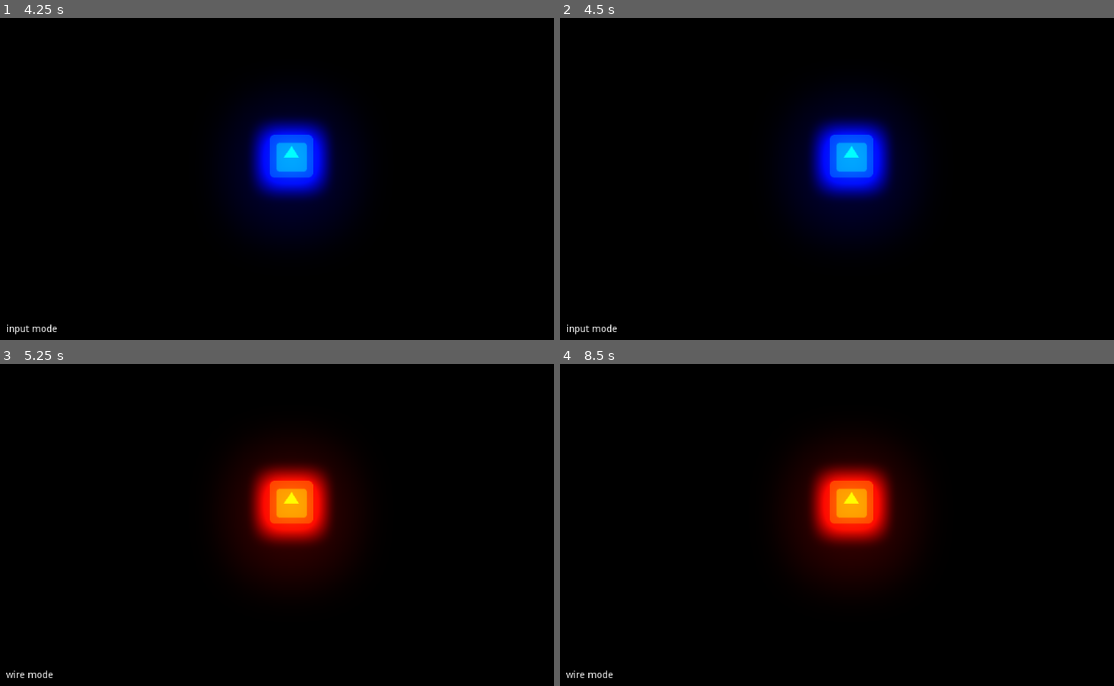
Above: before the commit, frames 1-4 (two rows, left to right).
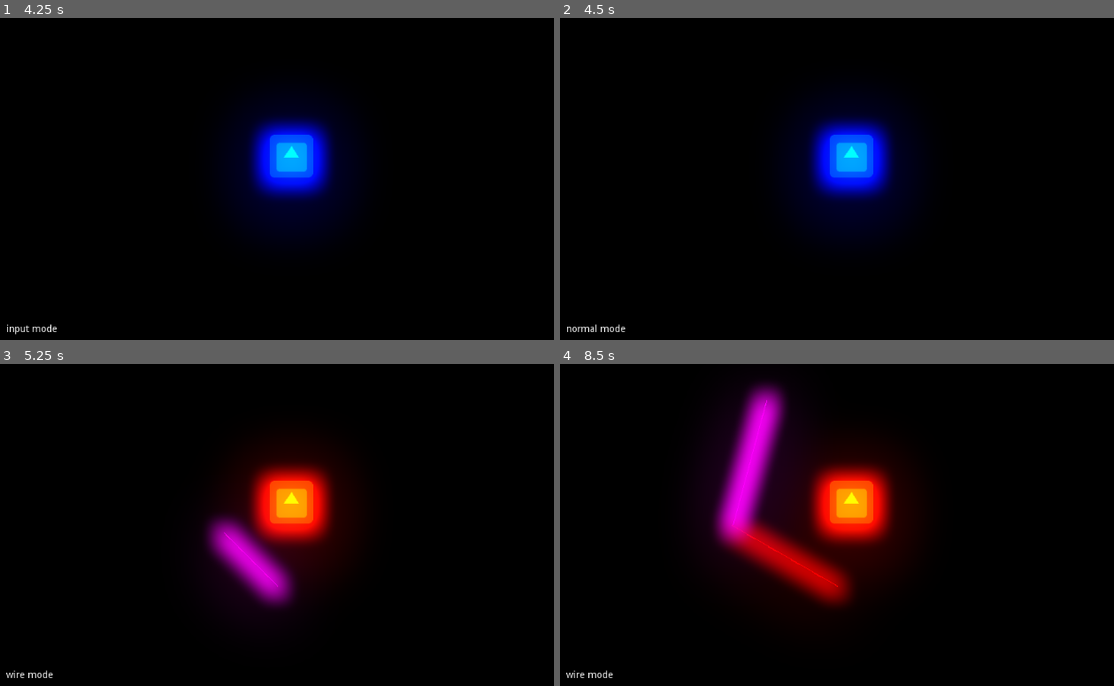
Above: after the commit, the same moments.

Repository: Aki78/GodotCPUDesign
Game: Godot game, scene res://Game.tscn
The game is run twice, just before and just after one commit, with the same random seed, the same clock (stepped at 60 frames per second) and the same inputs. The engine's default icon, where the game draws it, is replaced by a stand-in: a white triangle on a blue panel in a dark square.
Inputs (mouse positions are in pixels of both pictures, inside the frame that each line leads up to):
- Up to frame 1 (4.25 s): click (293, 156) at 0.5 s; click (293, 156) at 1.25 s; click (293, 156) at 2 s; tap Enter at 2.75 s; move the mouse to (470, 137) at 2.77 s; hold I (input) 2.78-3.5 s; click (470, 137) at 3.05 s; drag from (171, 179) to (277, 240) at 3.52 s
- Up to frame 2 (4.5 s): tap Space at 4.25 s; move the mouse to (942, 66) at 4.27 s; hold Right mouse button (new_wire) from 4.28 s (still down); click (942, 66) at 4.42 s
- Up to frame 3 (5.25 s): tap W (wire) at 4.55 s; release Right mouse button (new_wire) at 5 s; drag from (277, 586) to (99, 441) at 5.02 s
- Up to frame 4 (8.5 s): tap Enter at 5.75 s; move the mouse to (1086, 563) at 5.77 s; hold I (input) 5.78-6.5 s; click (1086, 563) at 6.05 s; tap Escape (escape) at 6.4 s; drag from (659, 441) to (853, 502) at 6.52 s; move the mouse to (909, 502) at 7.27 s; hold Right mouse button (new_wire) 7.28-8 s; click (909, 502) at 7.42 s; tap W (wire) at 7.55 s; drag from (764, 399) to (731, 525) at 8.02 s

Frame 1 is identical in both runs. In frame 2, 0.1% of the frame differs, in the area x 1-12%, y 95-99%; in frame 3, 2.9%; in frame 4, 7.8%, in the area x 26-54%, y 5-77%.

Commit message:
still some bug when esc without wire

Diff:
--- a/Wire.gd
+++ b/Wire.gd
@@ -27,9 +27,10 @@
 	if get_index() == wire_index:
 		print("index", get_index())
 		print("current_wire_index", wire_index)
-		if event.is_action_pressed("new_wire") or event.is_action_pressed("escape"):
+		if event.is_action_pressed("escape"):
 			if get_child_count() > 0:
 				print("child couhnt:", get_child_count())
+				print("child couhnt:", line_index)
 				get_child(line_index - 1).queue_free() #erase last line
 		if event.is_action_pressed("left_click"):
 
@@ -47,7 +48,8 @@
 
 			for _i in get_children():
 				_i.current_index = line_index
-			line_index += 1
+			line_index = get_child_count()
+#			line_index += 1
 
 func _physics_process(delta):
 	if old_bit == bit:
--- a/Wires.gd
+++ b/Wires.gd
@@ -1,36 +1,35 @@
 extends Node2D
-
 
 var wire_index = 0
 var Wire = load("res://Wire.tscn")
 
+func new_wire():
+	print("creating new wire ", wire_index)
+	var wire = Wire.instance()
+	add_child(wire)
+	for _i in get_children():
+		_i.wire_index = wire_index
+#	wire_index += 1
+
+
 func _input(event):
-	if Singleton.mode == "wire":
-		if event.is_action_pressed("new_wire"):
-			print("creating new wire ", wire_index)
-
-#			if get_child_count() != 1:
-			var wire = Wire.instance()
-			add_child(wire)
-#			if get_child(wire_index).get_child_count() != 0:
-			for _i in get_children():
-				_i.wire_index = wire_index
-			wire_index += 1
 
 	if event.is_action_pressed("escape"):
 		Singleton.mode = "normal"
 		free_empty_wires()
-#		for _i in get_children():
-#			_i.wire_index = wire_index - 1
-		wire_index -= 1
+		free_empty_wires()
 	if event.is_action_pressed("input"):
 		free_empty_wires()
 		Singleton.mode = "input"
 
-	if event.is_action_pressed("wire"):
+	if event.is_action_pressed("wire") and Singleton.mode != "wire":
+
 		free_empty_wires()
+
+
+	#		free_empty_wires()
 		Singleton.mode = "wire"
-
+		new_wire()
 
 func free_empty_wires():
 	for _i in get_children():
@@ -38,3 +37,5 @@
 			_i.queue_free()
 	wire_index = len(get_children())
 	print("new wire index:", wire_index)
+	print("number of wires:", get_child_count())
+	print("number of wires:", len(get_children()))
--- a/project.godot
+++ b/project.godot
@@ -66,6 +66,7 @@
 escape={
 "deadzone": 0.5,
 "events": [ Object(InputEventKey,"resource_local_to_scene":false,"resource_name":"","device":0,"alt":false,"shift":false,"control":false,"meta":false,"command":false,"pressed":false,"scancode":16777217,"physical_scancode":0,"unicode":0,"echo":false,"script":null)
+, Object(InputEventMouseButton,"resource_local_to_scene":false,"resource_name":"","device":0,"alt":false,"shift":false,"control":false,"meta":false,"command":false,"button_mask":0,"position":Vector2( 0, 0 ),"global_position":Vector2( 0, 0 ),"factor":1.0,"button_index":2,"pressed":false,"doubleclick":false,"script":null)
  ]
 }
 input={
